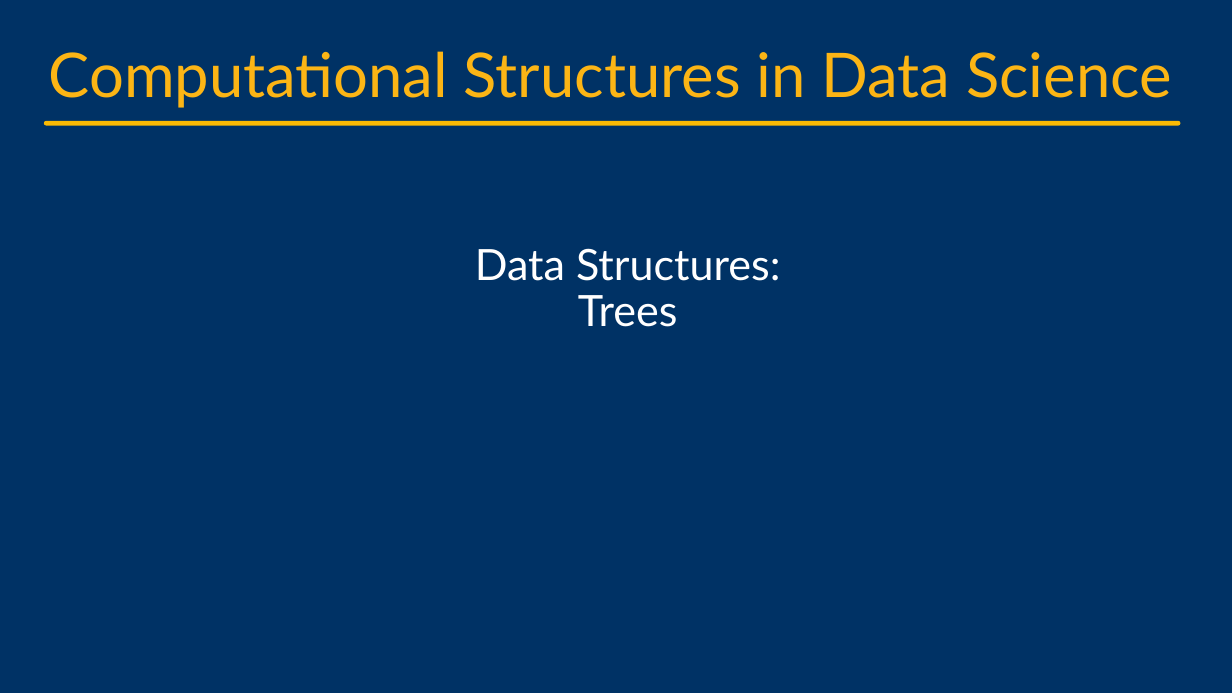
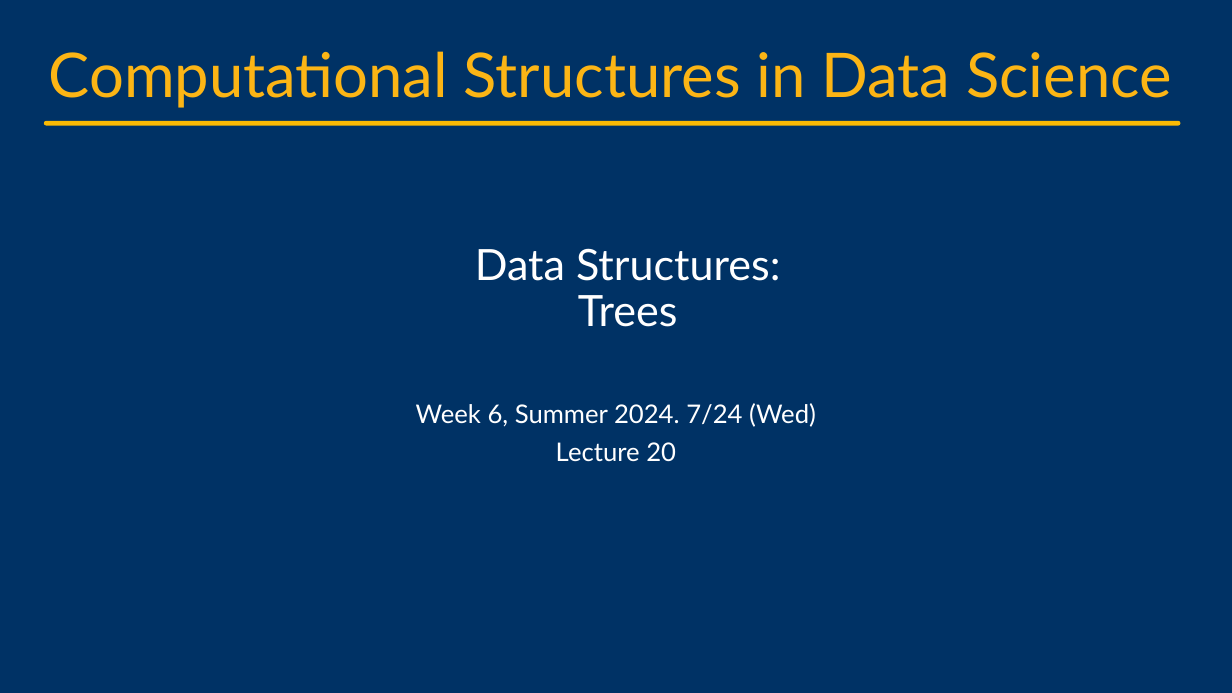
Before and after one commit to cs88-website/su24, a slide deck: slide 1 of assets/slides/su24/20-Trees.pptx. Drawn at 1232x693 pixels with LibreOffice and Linux fonts; fonts in the diff are those of the drawing; background and template pictures are left out. Boxes give left, top, right and bottom in pixels: in the first picture for what was removed or moved away, otherwise in the second. Text is boxed around its words. In the diff, an @@ line names an element or a change of style, - is before the commit and + after.

```diff
--- a/assets/slides/su24/20-Trees.pptx
+++ b/assets/slides/su24/20-Trees.pptx
@@ subtitle added at (416, 403, 816, 462), 20 pt, text #FFFFFF @@
+Week 6, Summer 2024. 7/24 (Wed)
+Lecture 20
```
Also in this commit, not shown: 11 other slides changed, 1 slide removed, 10 other files.
